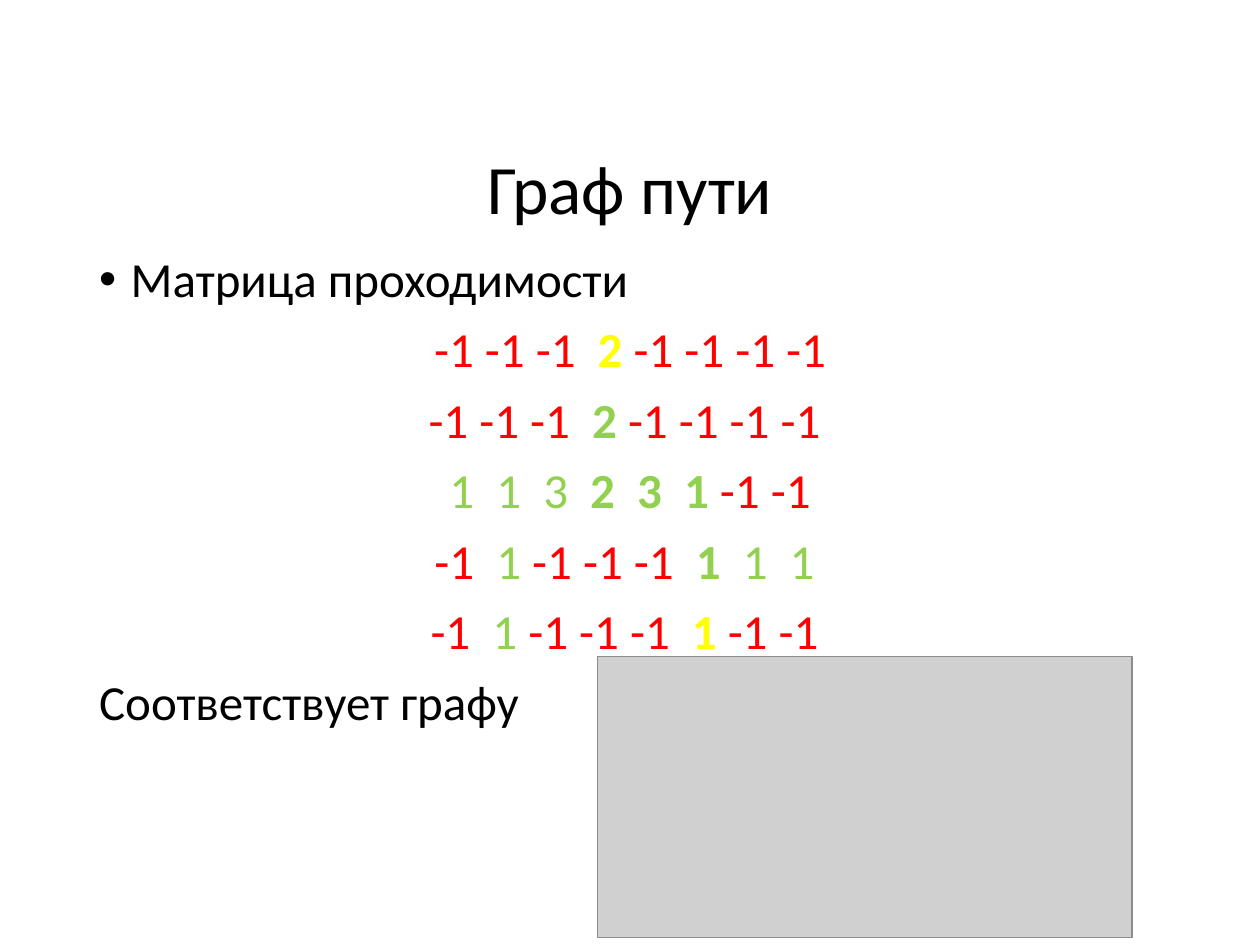
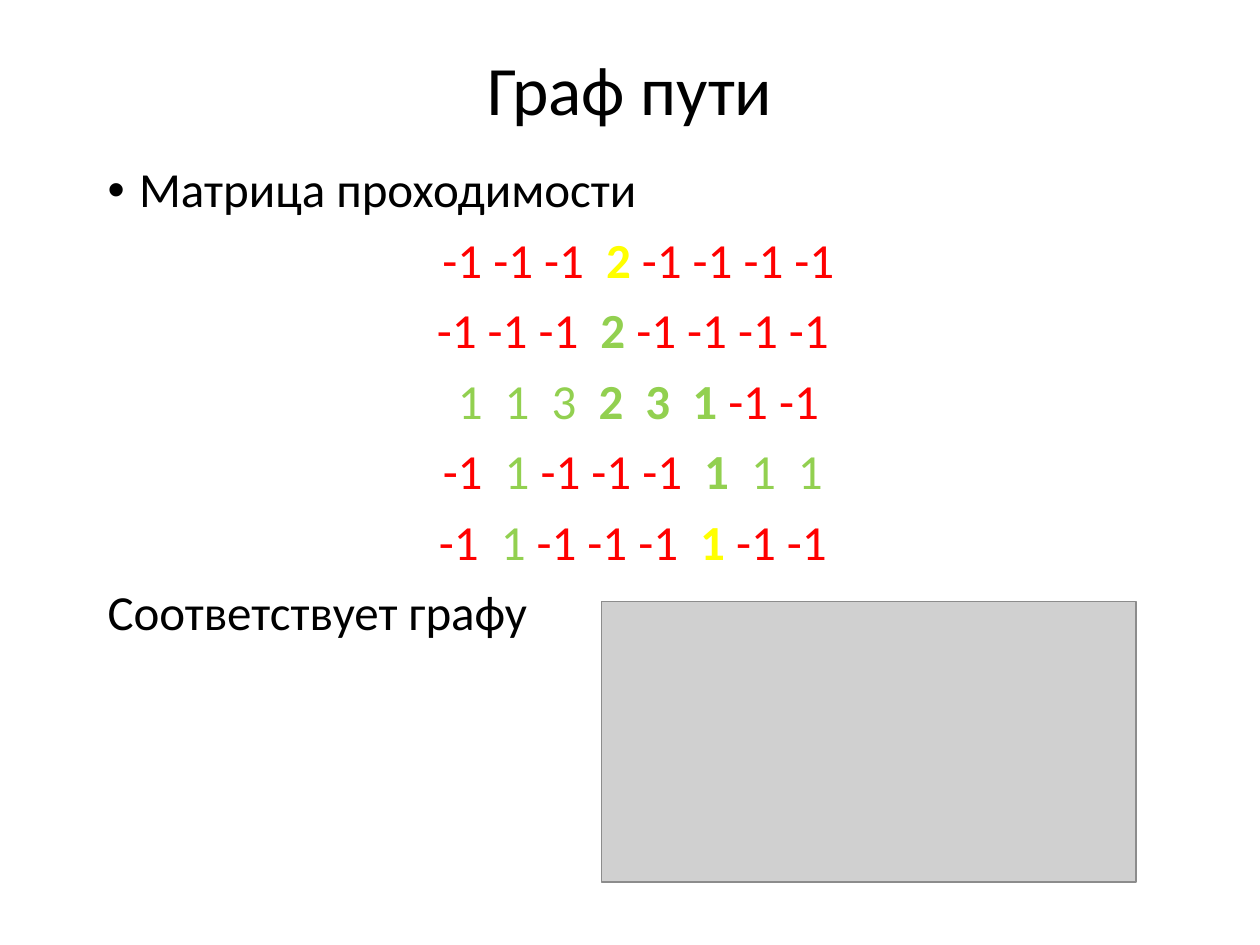
Before and after one commit to schadov/241m-lectures, a slide deck: slide 4 of Algorithms.pptx. Drawn at 1260x945 pixels with LibreOffice and Linux fonts; fonts in the diff are those of the drawing; grey boxes stand for pictures. Boxes give left, top, right and bottom in pixels: in the first picture for what was removed or moved away, otherwise in the second. Text is boxed around its words. In the diff, an @@ line names an element or a change of style, - is before the commit and + after.

```diff
--- a/Algorithms.pptx
+++ b/Algorithms.pptx
@@ title "Граф пути": place and size @@
-title "Граф пути" at [487,167,773,226]
+title "Граф пути" at [487,68,773,127]
@@ text "Матрица проходимости": place and size @@
-text "Матрица проходимости" at [99,265,826,728]
+text "Матрица проходимости" at [108,175,834,638]
@@ picture: place and size @@
-picture at [597,656,1131,937]
+picture at [601,601,1135,882]
```
Also in this commit, not shown: 6 other slides changed, 6 slides added, 1 slide removed.
